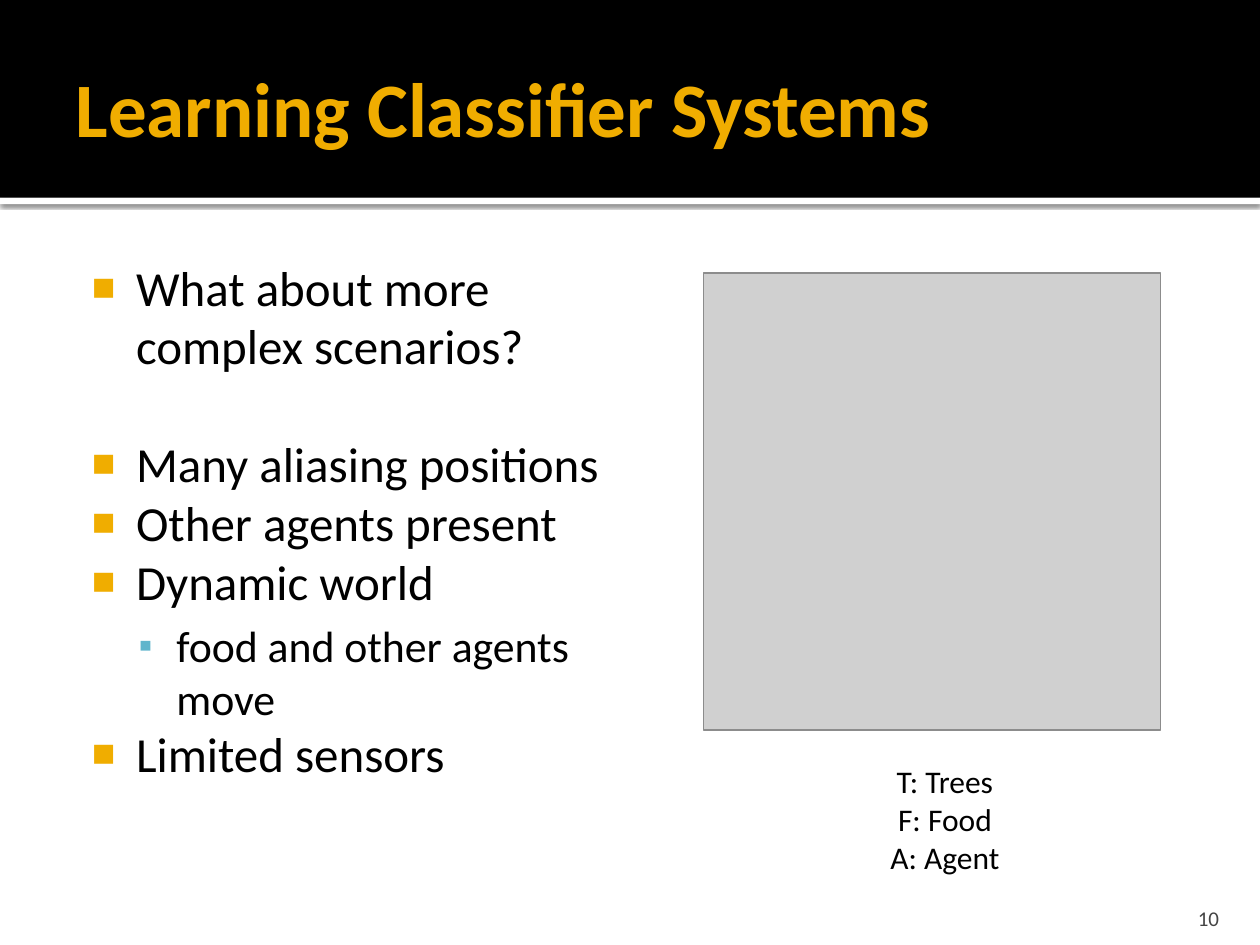
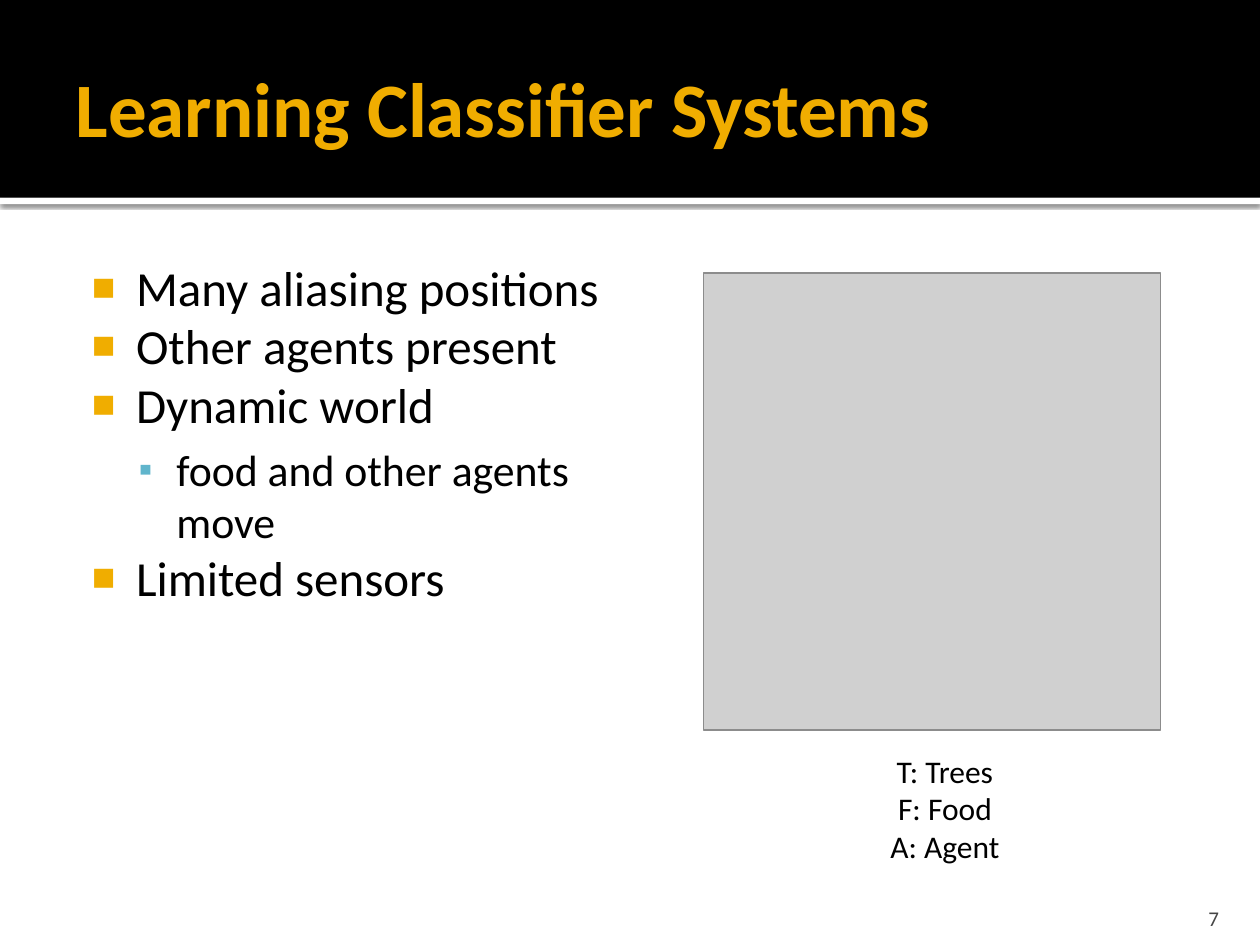
Before and after one commit to ClemensLode/GECCO-XCS-paper, a slide deck: slide 7 of Presentation/Adaption of XCS to Multi-Learner Predator.pptx (slide 10 before the commit). Drawn at 1260x945 pixels with LibreOffice and Linux fonts; fonts in the diff are those of the drawing; grey boxes stand for pictures. Boxes give left, top, right and bottom in pixels: in the first picture for what was removed or moved away, otherwise in the second. Text is boxed around its words. In the diff, an @@ line names an element or a change of style, - is before the commit and + after.

```diff
--- a/Presentation/Adaption of XCS to Multi-Learner Predator.pptx
+++ b/Presentation/Adaption of XCS to Multi-Learner Predator.pptx
@@ text at (136, 272, 523, 372): paragraph removed @@
-■ What about more complex scenarios?
@@ text "T: Trees": place and size @@
-text "T: Trees" at (890, 772, 999, 875)
+text "T: Trees" at (890, 762, 999, 864)
@@ page number at (1208, 912, 1219, 926): text changed @@
-10
+7
```
Also in this commit, not shown: 18 other slides changed, 7 slides added, 34 slides removed, 1 other file.
